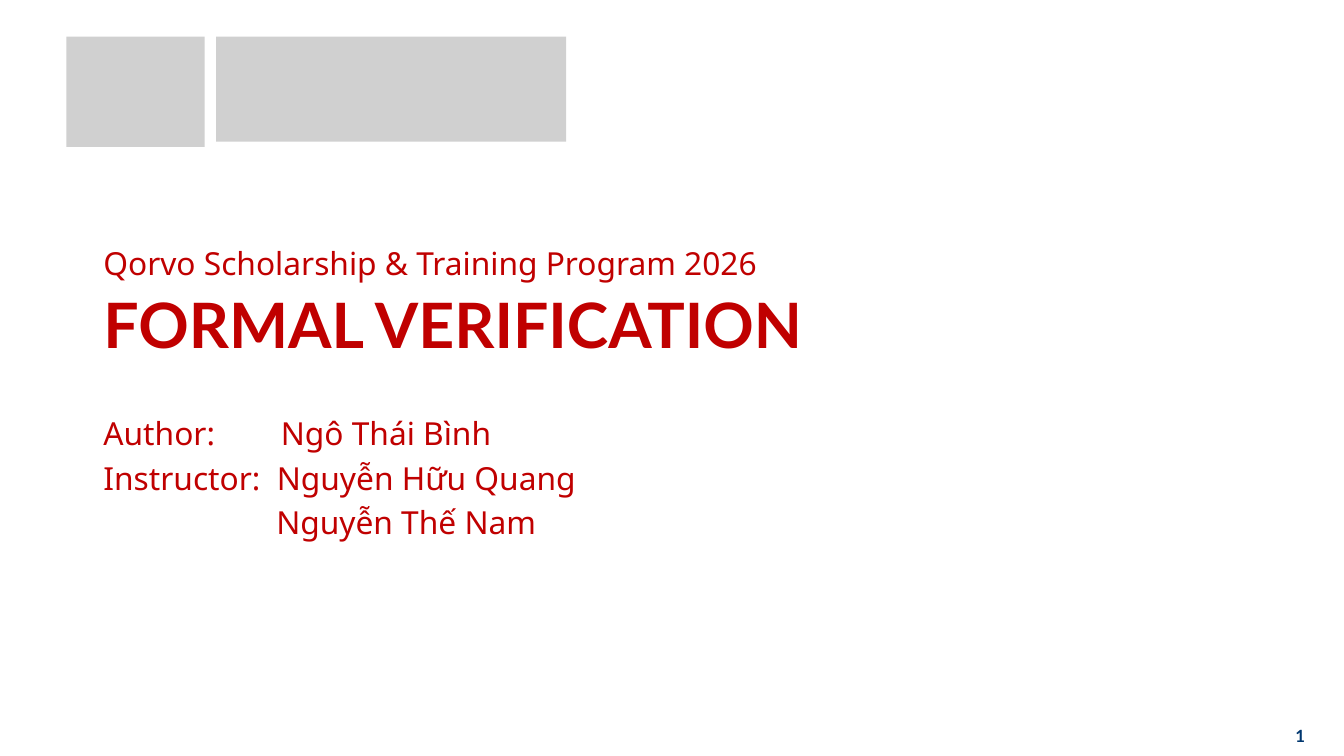
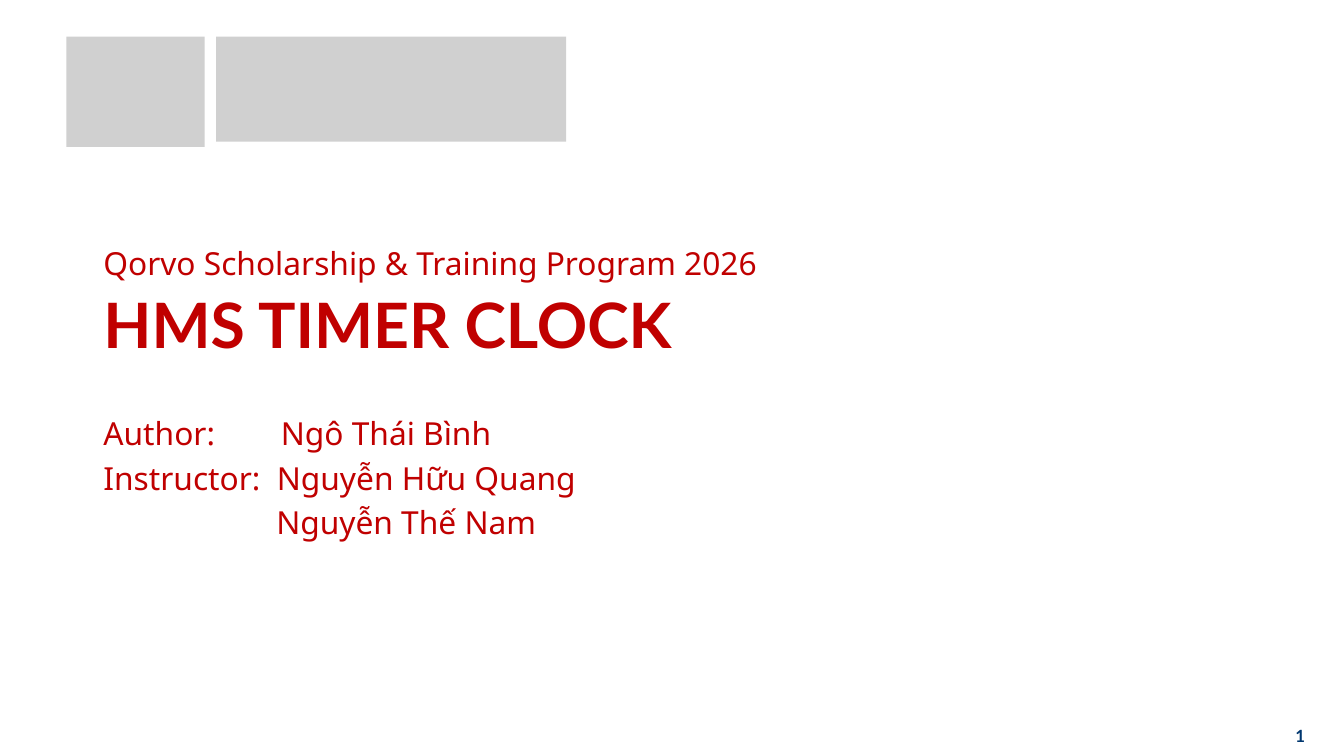
Before and after one commit to phamtrounggiang2105/Digital_Qorvo_Hust_2026, a slide deck: slide 1 of HMS_Timer_Ngo_Thai_Binh/docs/Final_Slide.pptx. Drawn at 1344x756 pixels with LibreOffice and Linux fonts; fonts in the diff are those of the drawing; grey boxes stand for pictures; background and template pictures are left out. Boxes give left, top, right and bottom in pixels: in the first picture for what was removed or moved away, otherwise in the second. Text is boxed around its words. In the diff, an @@ line names an element or a change of style, - is before the commit and + after.

Commit message:
docs(HMS_Timer_Ngo_Thai_Binh): add internship report docx and update Final_Slide presentation

```diff
--- a/HMS_Timer_Ngo_Thai_Binh/docs/Final_Slide.pptx
+++ b/HMS_Timer_Ngo_Thai_Binh/docs/Final_Slide.pptx
@@ text at (x1=103, y1=302, x2=672, y2=349): text changed @@
-FORMAL VERIFICATION
+HMS TIMER CLOCK
```
Also in this commit, not shown: 2 other slides changed, 1 other file.
